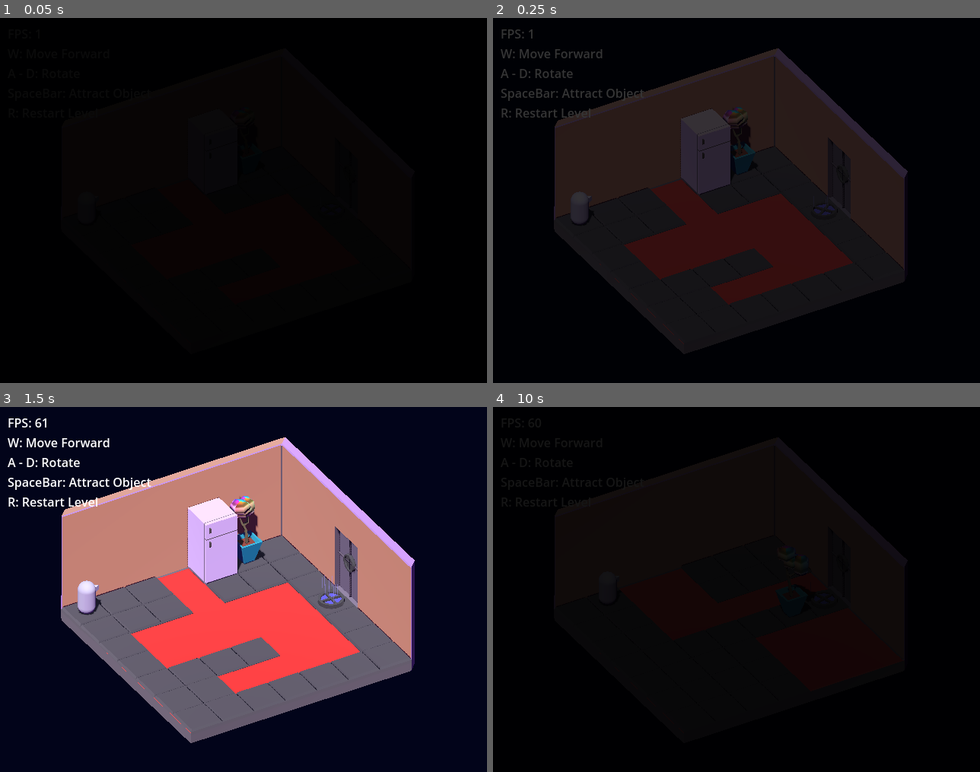
Above: before the commit, frames 1-4 (two rows, left to right).
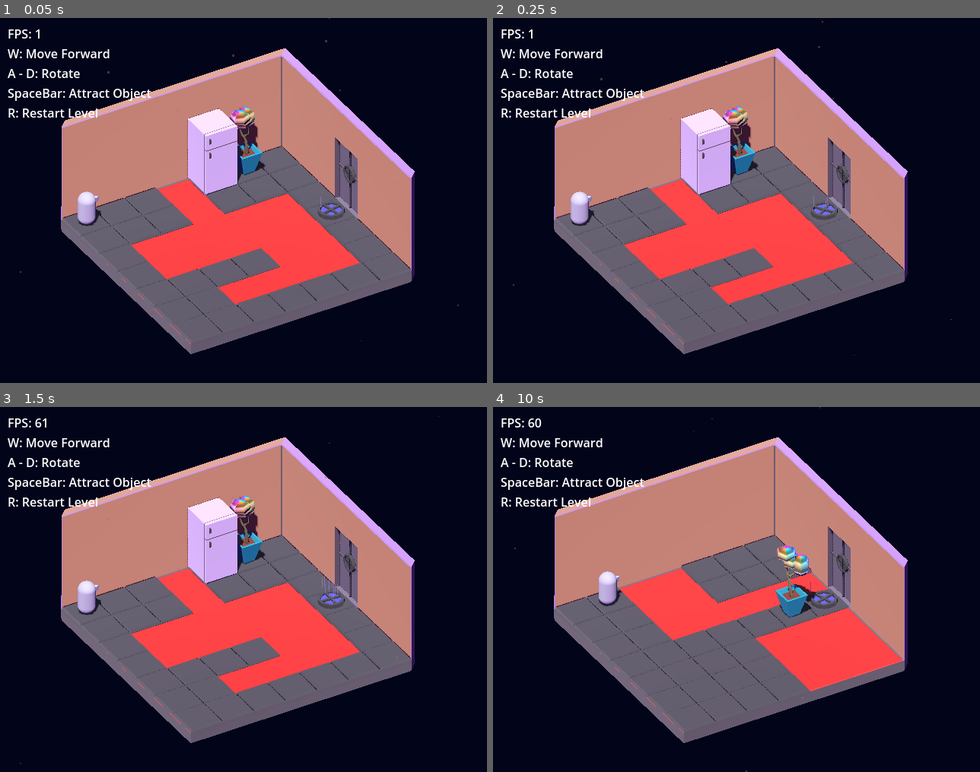
Above: after the commit, the same moments.

Repository: hakro/kosmopod-ld54
Game: Godot game, scene res://levels/level_1.tscn
Two runs of this game, one before a commit and one after it. Both use one fixed random seed, a clock stepped at 60 frames per second and the inputs below.
Inputs:
- Up to frame 1 (0.05 s): no input
- Up to frame 2 (0.25 s): no input
- Up to frame 3 (1.5 s): hold Right (turn_right) 0.53-1.28 s; tap Space (pull_object) at 0.6 s; hold A (turn_left) from 1.28 s (still down); tap S (turn_around) at 1.35 s
- Up to frame 4 (10 s): tap Enter at 2, 5.75, 8 s; release A (turn_left) at 2.03 s; hold Right (turn_right) 2.03-2.78 s; tap Space (pull_object) at 2.1, 2.75, 3.6, 5.1, 6.5, 6.6, 8.1, 8.75, 9.6 s; hold W (move_forward) 2.78-3.53 s; tap S (turn_around) every 1.5 s from 2.85 to 8.85 s; hold A (turn_left) 3.53-5.78 s; hold Right (turn_right) 5.78-6.53 s; hold W (move_forward) 6.53-7.28 s; hold Right (turn_right) 7.28-8.03 s; hold A (turn_left) 8.03-9.53 s; hold W (move_forward) from 9.53 s (still down)

The runs differ from the first frame. In frame 1, 100% of the frame differs, in the area x 0-100%, y 0-100%; in frame 2, 44%; in frame 3, less than 0.1%; in frame 4, 44%.

Commit message:
Particles, particlues, particules

Diff:
--- a/levels/base_level.tscn
+++ b/levels/base_level.tscn
@@ -29,6 +29,21 @@
 
 [node name="BaseLevel" type="Node3D"]
 script = ExtResource("1_fg8n8")
+
+[node name="CPUParticles2D" type="CPUParticles2D" parent="."]
+show_behind_parent = true
+z_index = -5
+z_as_relative = false
+position = Vector2(397, -33)
+amount = 30
+lifetime = 15.0
+preprocess = 50.0
+emission_shape = 3
+emission_rect_extents = Vector2(500, 0)
+gravity = Vector2(0, 10)
+scale_amount_min = 0.0
+scale_amount_max = 3.0
+color = Color(0.694118, 0.462745, 0.243137, 0.431373)
 
 [node name="WinArea" parent="." instance=ExtResource("4_llxl5")]
 transform = Transform3D(0.5, 0, 0, 0, 0.5, 0, 0, 0, 0.5, 3.5, 0.119385, -6.5)
@@ -93,6 +108,7 @@
 shape = SubResource("BoxShape3D_6erw3")
 
 [node name="TransitionColorRect" type="ColorRect" parent="."]
+visible = false
 anchors_preset = 15
 anchor_right = 1.0
 anchor_bottom = 1.0
--- a/project.godot
+++ b/project.godot
@@ -23,7 +23,8 @@
 
 window/size/viewport_width=640
 window/size/viewport_height=480
-window/vsync/vsync_mode=2
+window/stretch/mode="canvas_items"
+window/stretch/aspect="keep_height"
 
 [input]
 
